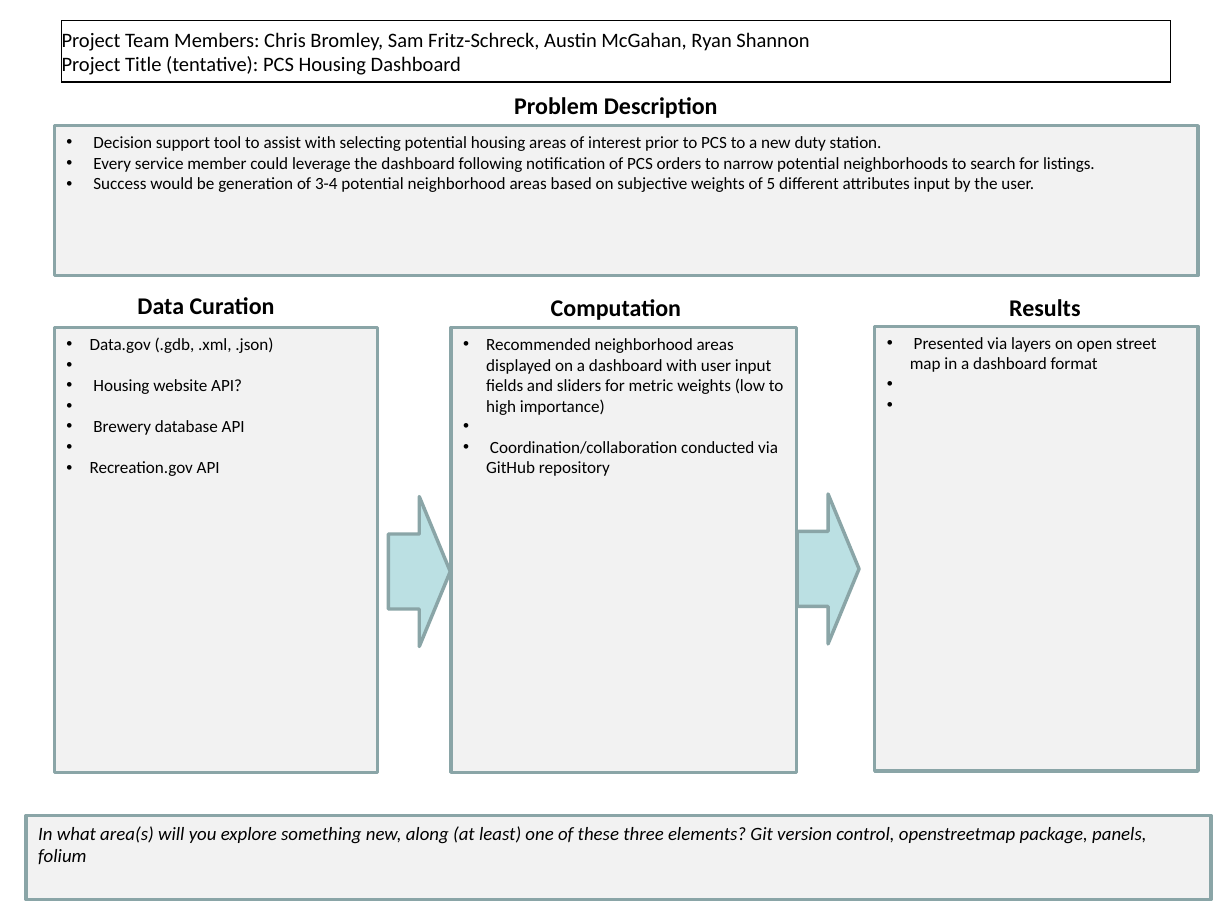
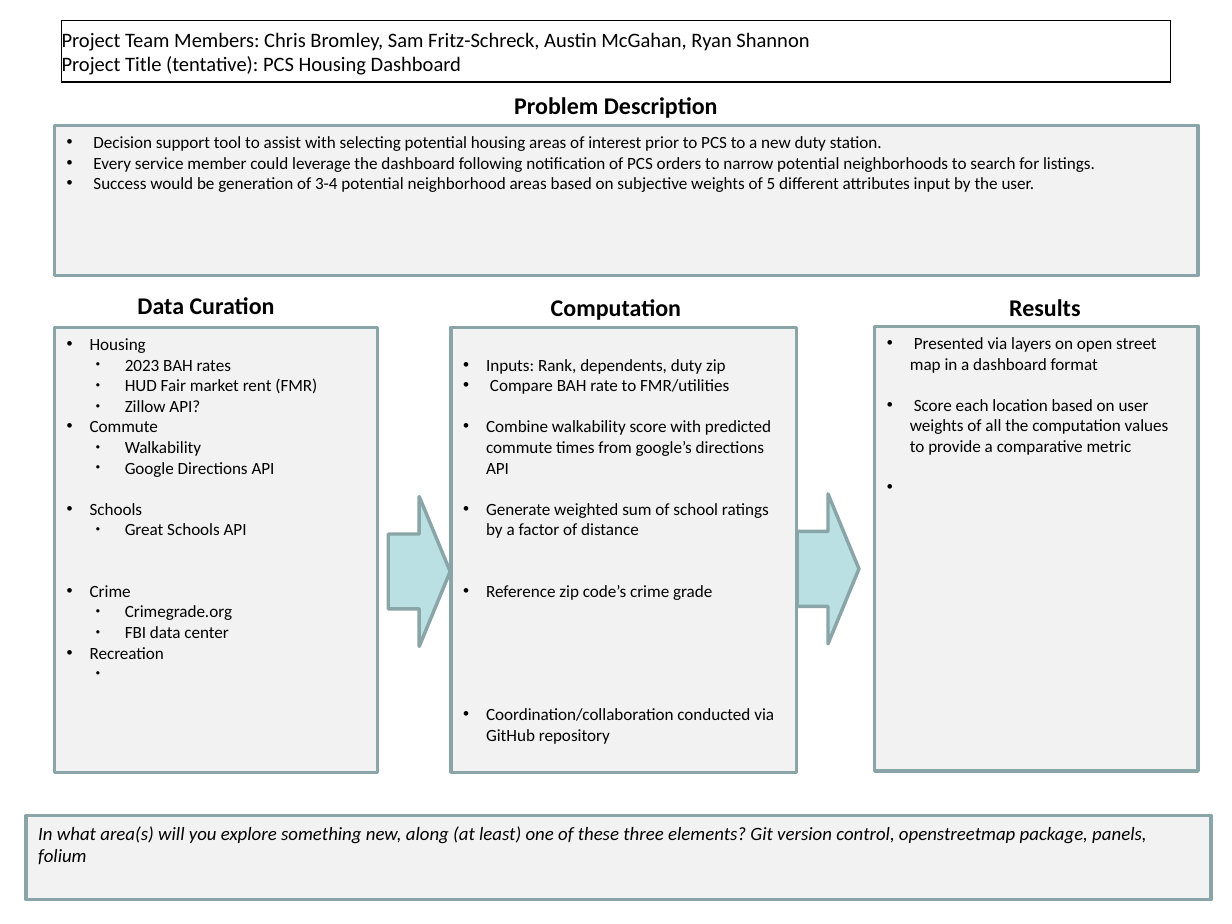
Before and after one commit to SamFritz-Schreck/OA3801FinalProject, a slide deck: slide 1 of FinalProject_worksheet.pptx. Drawn at 1232x924 pixels with LibreOffice and Linux fonts; fonts in the diff are those of the drawing. Boxes give left, top, right and bottom in pixels: in the first picture for what was removed or moved away, otherwise in the second. Text is boxed around its words. In the diff, an @@ line names an element or a change of style, - is before the commit and + after.

Commit message:
update project worksheet

```diff
--- a/FinalProject_worksheet.pptx
+++ b/FinalProject_worksheet.pptx
@@ text in rectangle at (90,338,317,659): text changed @@
-• Data.gov (.gdb, .xml, .json)
-• Housing website API?
-• Brewery database API
-• Recreation.gov API
+• Housing
+  ● 2023 BAH rates
+  ● HUD Fair market rent (FMR)
+  ● Zillow API?
+• Commute
+  ● Walkability
+  ● Google Directions API
+• Schools
+  ● Great Schools API
+• Crime
+  ● Crimegrade.org
+  ● FBI data center
+• Recreation
@@ text in rectangle at (486,359,771,600): text changed @@
-• Recommended neighborhood areas displayed on a dashboard with user input fields and sliders for metric weights (low to high importance)
+• Inputs: Rank, dependents, duty zip
+• Compare BAH rate to FMR/utilities
+• Combine walkability score with predicted commute times from google’s directions API
+• Generate weighted sum of school ratings by a factor of distance
+• Reference zip code’s crime grade
@@ text in rectangle at (910,399,1169,455): paragraph added @@
+• Score each location based on user weights of all the computation values to provide a comparative metric
```
Also in this commit, not shown: 1 other file.
